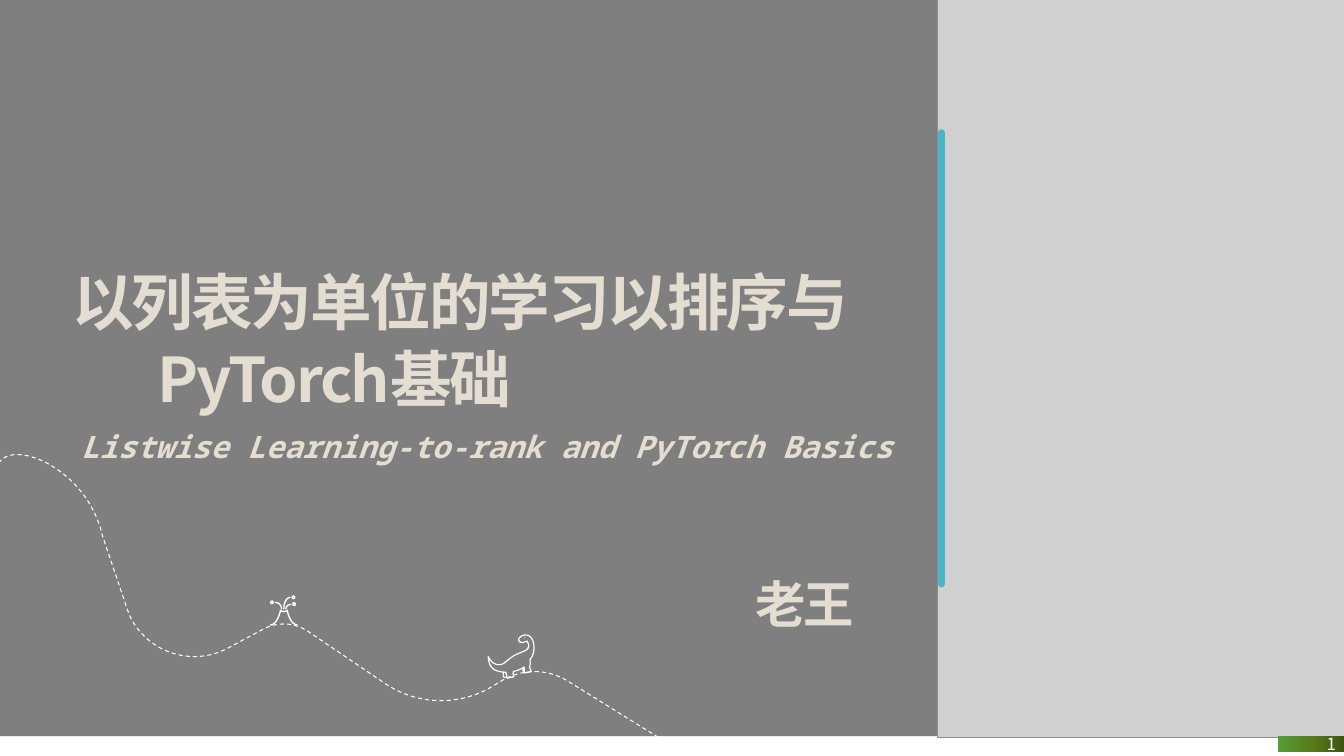
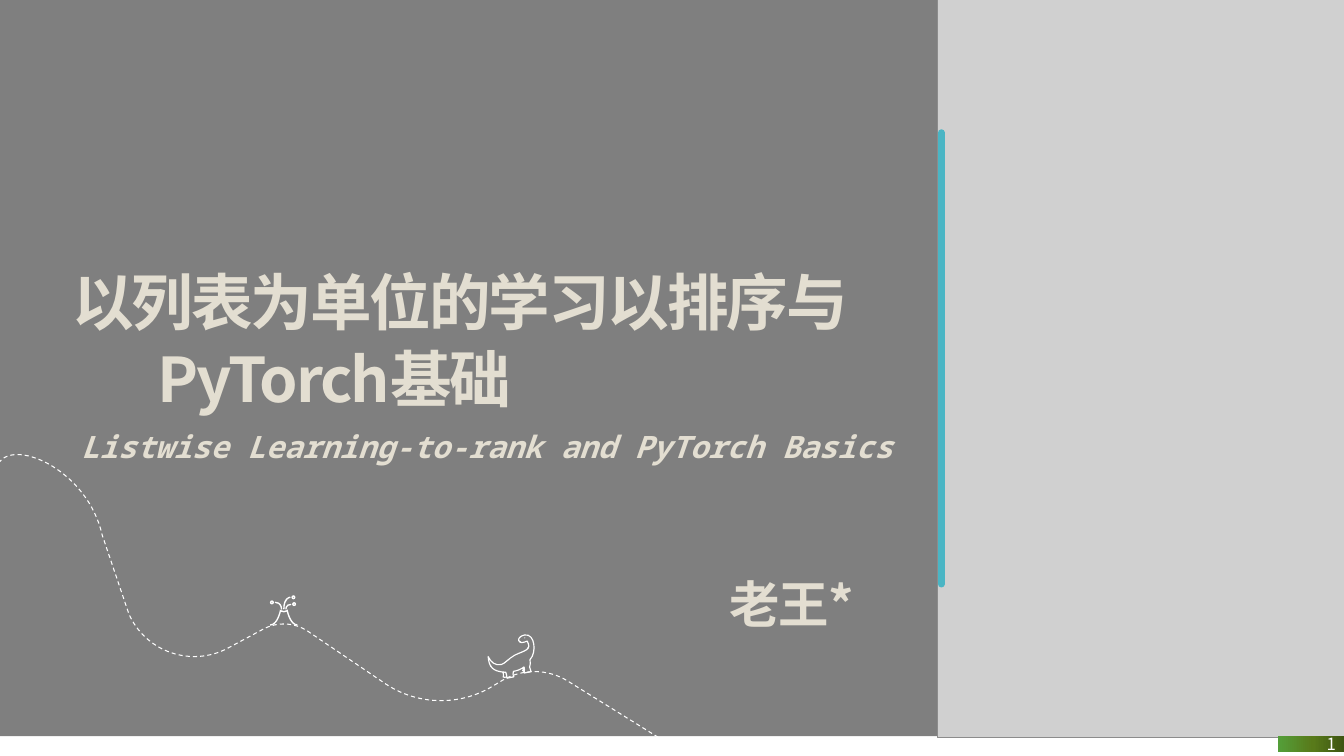
Before and after one commit to pitybea/l2r, a slide deck: slide 1 of rank.pptx. Drawn at 1344x756 pixels with LibreOffice and Linux fonts; fonts in the diff are those of the drawing; grey boxes stand for pictures; background and template pictures are left out. Boxes give left, top, right and bottom in pixels: in the first picture for what was removed or moved away, otherwise in the second. Text is boxed around its words. In the diff, an @@ line names an element or a change of style, - is before the commit and + after.

```diff
--- a/rank.pptx
+++ b/rank.pptx
@@ subtitle at (730,580,854,627): text changed @@
-老王
+老王*
```
Also in this commit, not shown: 1 other slide changed, 1 slide removed.
